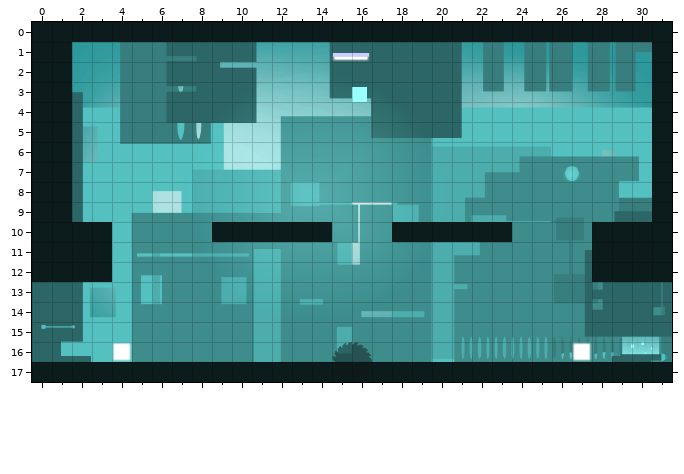
Two states of a Tiled map, assets/levels/level01.tmx. That is the earlier state.
Cells are 32x32 px. Shown: x 0..31, y 0..17.
The result:
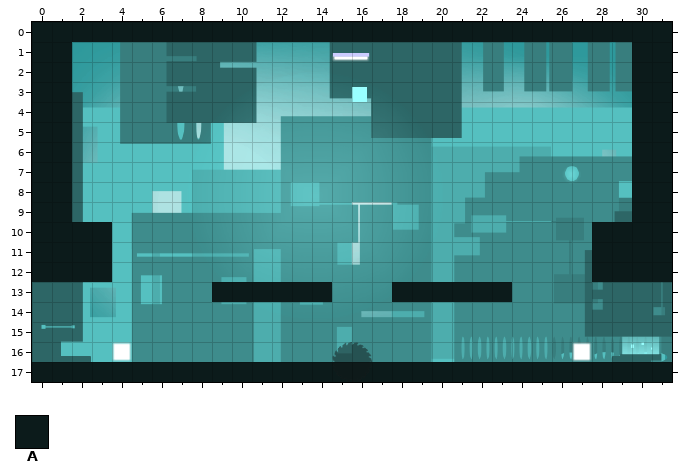
Key: from "block": A 0.
_ is an empty cell.
Tiles replaced or removed in this view: A.
Edits made:
Changed rows in their new state; . is an unchanged cell.
Layer "blocks":
first column x 9:
 1 .....................A
 2 .....................A
 3 .....................A
 4 .....................A
 5 .....................A
 6 .....................A
 7 .....................A
 8 .....................A
 9 .....................A
10 ______...______.......
13 AAAAAA...AAAAAA.......
Pixel boxes of the changes (left, top, right, bottom) in both pictures:
added: (632, 42, 652, 222)
removed: (212, 222, 332, 242)
removed: (392, 222, 512, 242)
added: (212, 282, 332, 302)
added: (392, 282, 512, 302)
